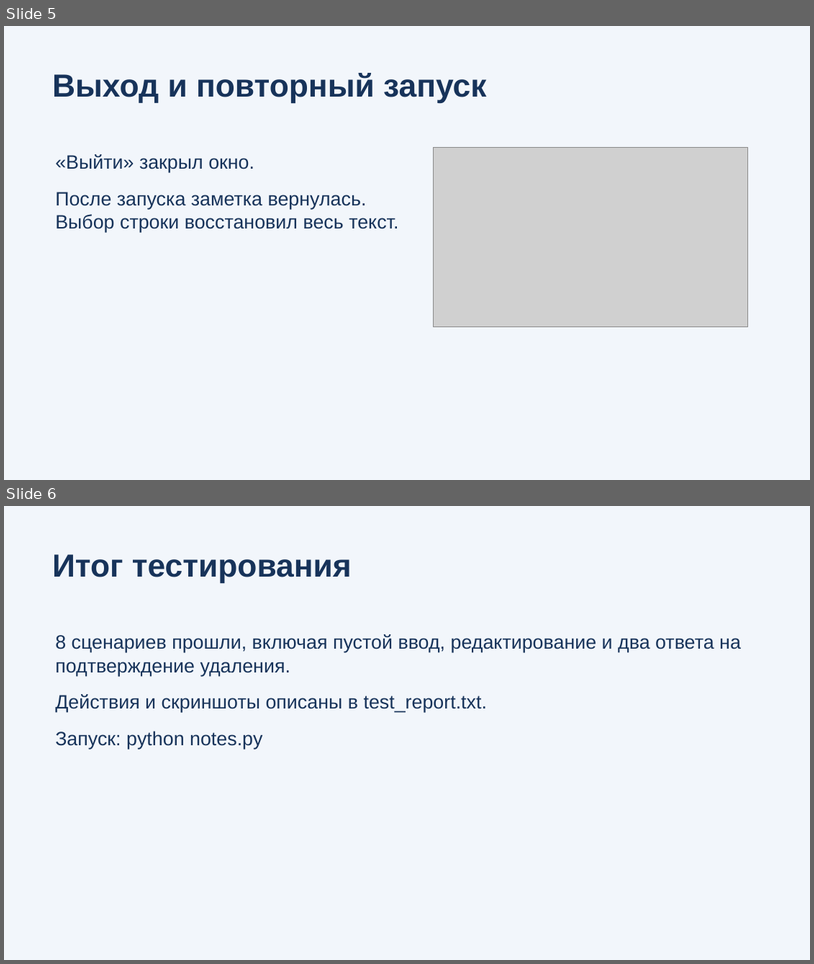
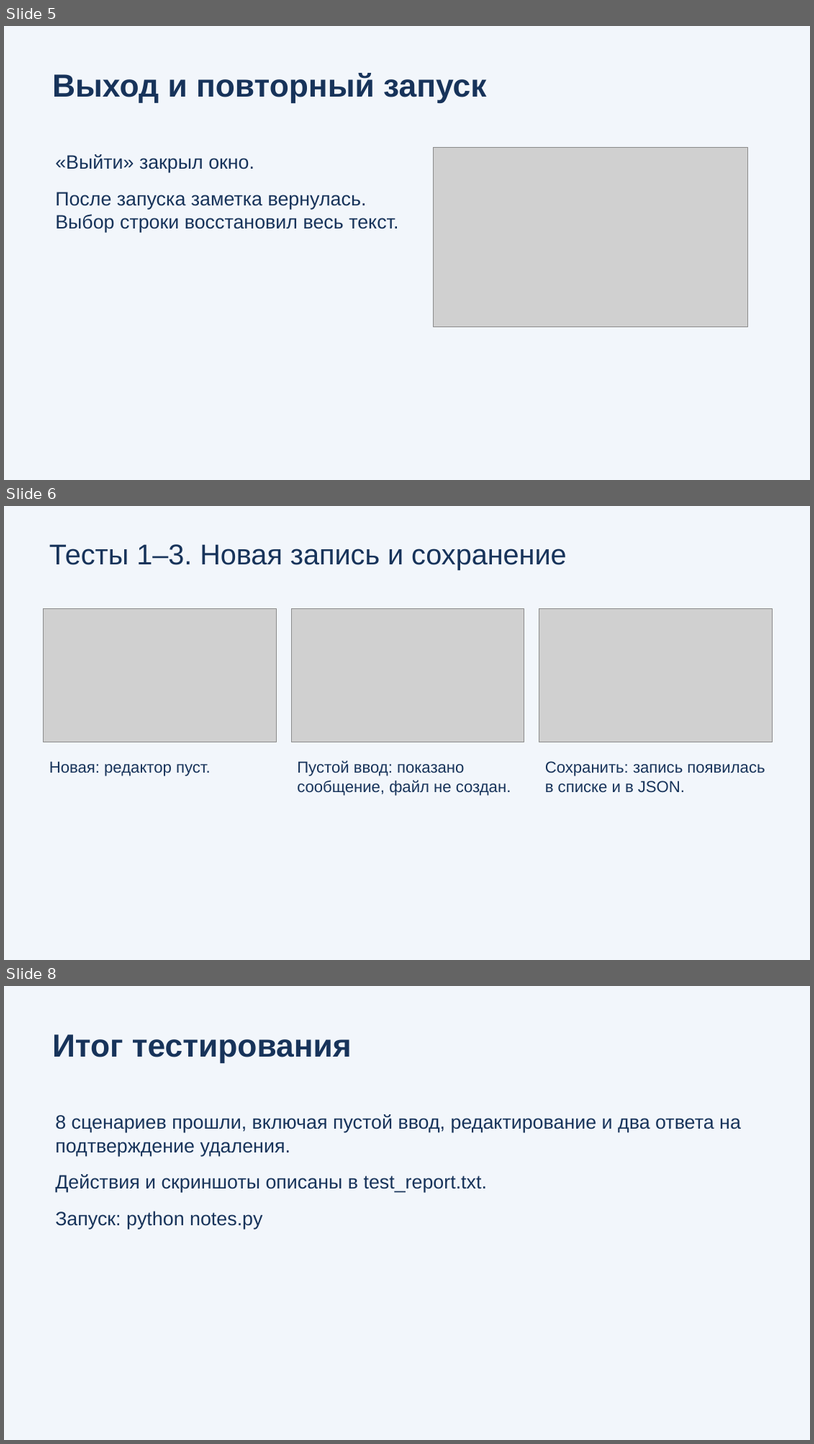
Before and after one commit to ArtikM1106/python-notes-manager, a slide deck: presentation.pptx. Shown one above the other, each under a label of ours: slides 5 and 6 before the commit, slides 5, 6 and 8 after it; the slides between them are not shown. The pictures are 814x964 and 814x1444 pixels, drawn with LibreOffice and Linux fonts; fonts in the diff are those of the drawing; grey boxes stand for pictures. Boxes give left, top, right and bottom in pixels: in the first picture for what was removed or moved away, otherwise in the second. Text is boxed around its words. In the diff, an @@ line names an element or a change of style, - is before the commit and + after.

```diff
--- a/presentation.pptx
+++ b/presentation.pptx
@@ slide 6 added at bbox=[4, 506, 810, 960], background #F2F6FB @@
@@ text added at bbox=[49, 544, 567, 570], 34 pt, text #17335A @@
+Тесты 1–3. Новая запись и сохранение
@@ picture added at bbox=[44, 609, 276, 742] @@
@@ picture added at bbox=[291, 609, 525, 742] @@
@@ picture added at bbox=[540, 609, 772, 742] @@
@@ text added at bbox=[49, 761, 211, 776], 19 pt, text #17335A @@
+Новая: редактор пуст.
@@ text added at bbox=[297, 760, 512, 795], 19 pt, text #17335A @@
+Пустой ввод: показано сообщение, файл не создан.
@@ text added at bbox=[545, 761, 765, 793], 19 pt, text #17335A @@
+Сохранить: запись появилась в списке и в JSON.
@@ what was slide 6 is now slide 8 @@
```
Also in this commit, not shown: 1 other slide added.
